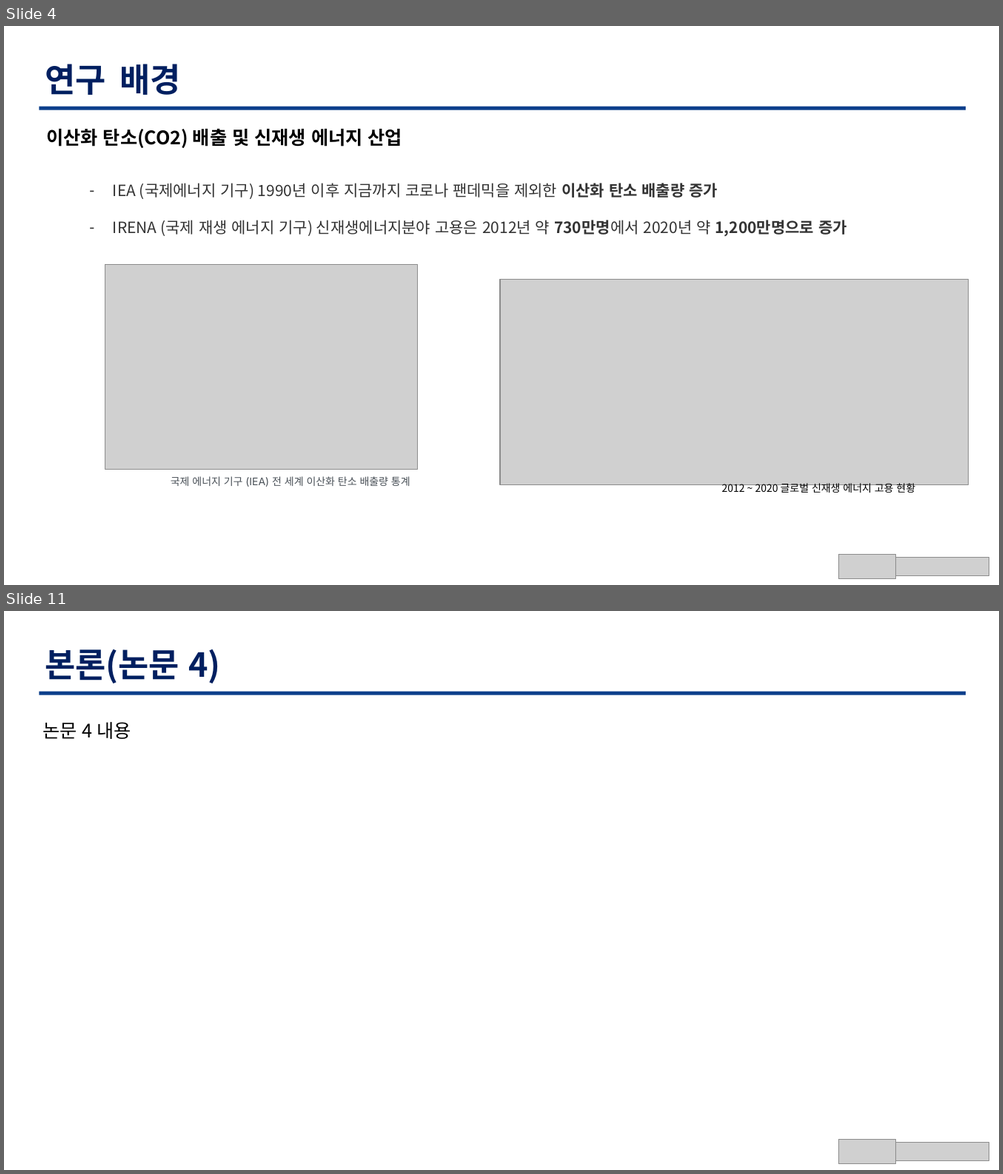
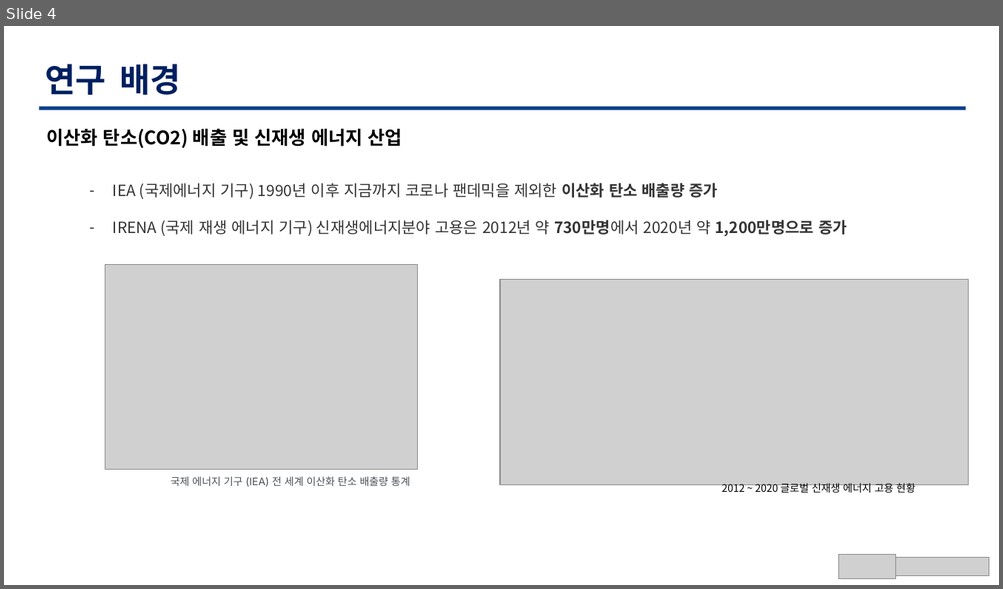
Before and after one commit to TaegyuHan/Solar_radiation_prediction_model, a slide deck: KICS_PT/[KICS] 동향 poster.pptx. Shown one above the other, each under a label of ours: slides 4 and 11 before the commit, slide 4 after it; the slides between them are not shown. The pictures are 1003x1174 and 1003x589 pixels, drawn with LibreOffice and Linux fonts; fonts in the diff are those of the drawing; grey boxes stand for pictures. Boxes give left, top, right and bottom in pixels: in the first picture for what was removed or moved away, otherwise in the second. Text is boxed around its words. In the diff, an @@ line names an element or a change of style, - is before the commit and + after.

```diff
--- a/KICS_PT/[KICS] 동향 poster.pptx
+++ b/KICS_PT/[KICS] 동향 poster.pptx
@@ slide 11 removed at box(4, 611, 999, 1170), background #FFFFFF @@
@@ text removed at box(45, 649, 220, 684) @@
-본론(논문 4)
@@ freeform shape removed at box(39, 692, 966, 695) @@
@@ text removed at box(42, 722, 131, 739) @@
-논문 4 내용
@@ picture removed at box(838, 1140, 896, 1165) @@
@@ picture removed at box(896, 1143, 989, 1161) @@
```
Also in this commit, not shown: 3 slides changed, 6 slides added, 6 other slides removed, 4 other files.
